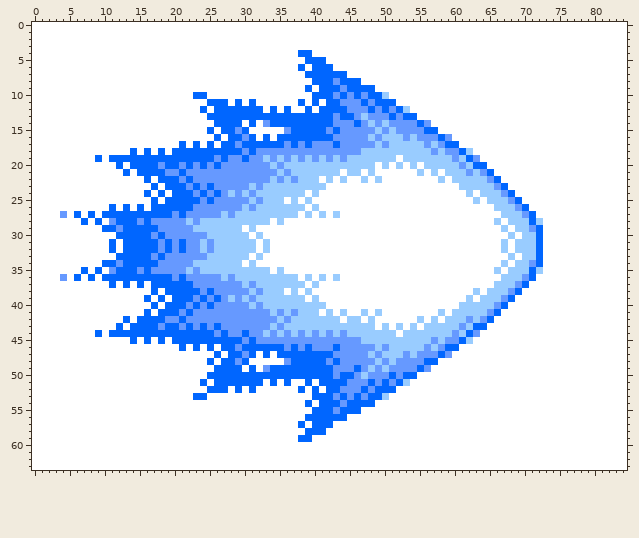
Sprite sheet: images/kiBlast.png. Above, as it was before the edit.
The file is 85x64 pixels.
Once edited:
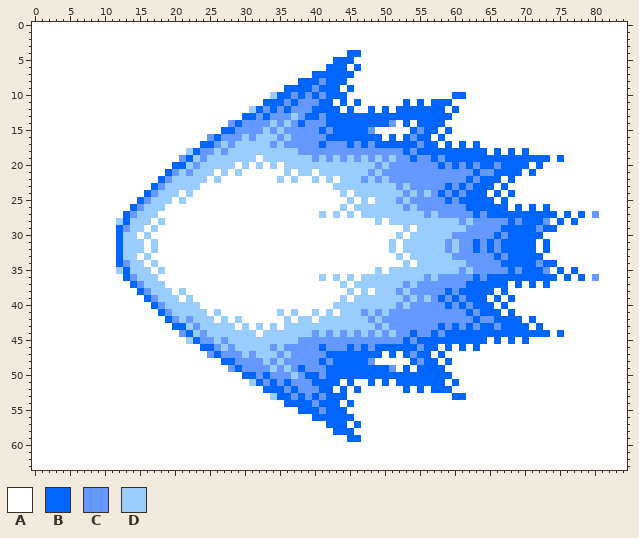
Palette (. is transparent): A #ffffff  B #0066ff  C #6699ff  D #99ccff
Change:
Changed rows in their new state; - is an unchanged pixel.
first column x 4:
 4 ----------------------------------AA-----BB----------------------------------
 5 -----------------------------------AAA-BBB-----------------------------------
 6 ----------------------------------A-AA-BB-B----------------------------------
 7 -----------------------------------A-----B-----------------------------------
 8 ----------------------------------BB-C-B-AA----------------------------------
 9 --------------------------------BBB-C---A-AAA--------------------------------
10 -------------------AA---------DBBCBC-C-B-AAAAAA---------BB-------------------
11 ---------------------AAA-A-A-BBBCBCCCB-ABABAAAAA-B-B-BBB---------------------
12 --------------------A-AAAAAD-C-C-CCCB---ABAA-A-A-BBBBBB-B--------------------
13 ---------------------AAAAA--C-CCCDC--C-B--BBBBB-B--BBBBB---------------------
14 ----------------------AAC-CCC-DCDC-CCC-BBB-BBBB-ABA-BBB----------------------
15 ---------------------A----CCCDCD-CCCC---BBBB-AAAAAB----B---------------------
16 ---------------------C-CCCDCDDDCDCCCCC-BBBBBBBABABCBBA-A---------------------
17 -----------------A-AB-CDCDDDDDCD-C-C-B-C-B-B-BBBBBBCBBA-AB-B-----------------
18 ----------A-A-A-AAD-CCDCDDDDDDDDDD---------CCCCCCBCBBBBBB-BBB-B-B-B----------
19 -----A-AAAAAAAAAAC-DCDDDDDDDA-D-D-D-------C-C-C-CCBCCBCBBB-BBBBBBBBBBB-B-----
20 --------A-AAAAAA-BD-DDDDDADADA-A-------------C-CCCCCCCBCB-BC-BCBBBB-B--------
21 ---------A-AAAAB-D-DDDADADAAAAAADA--A---D--DCDCCCCCCCCCCCC-B-CBBBB-B---------
22 ------------A--CDDDDDADAAAAAAAADADAA-----DDCDCDCCCCCCCCCCCBCBB--B------------
23 --------------CDDDDDAAAAAAAAAAAAAAAAAA-DDDDDDDDDCDCCCCCBCBCBBBA--------------
24 -------------CDDDADAAAAAAAAAAAAAAAA-A---D-DDDDDDDCDCDCBCBCBBBABA-------------
25 -----------BCDDDADAAAAAAAAAAAAAA-A-A-----D-D-DDDCDCCCCCBCBBBBBABAA-----------
26 -------A-ABCDDDAAAAAAAAAAAAAAAAAAAA-A---D-DDDDDDDCDCCCCCCCBBBBBBABAB-B-------
27 A-A-A-AAA-CDDDAAAAAAAAAAAAAAAAAAAA-A-----D-DDDDDDDDDCDCCCCCBCBBBBBB-BBB-B-B-C
28 ---A-A-AD-DDDADAAAAAAAAAAAAAAA-A-------------D-DDDDDDDDDDCDCCCCCBCB-BC-B-B---
29 ------AABCDDADAAAAAAAAAAAA-A---------------------D-DDDDDDDCCCCCBBBBBCBB------
30 ---------DDADAAAAAAAAAAAAAA-A-------------------D-DDDDDDCCCCCCBCBBBB---------
31 -------ABDDDADAAAAAAAAAAAAAA-A-----------------D-DDDDDDCDCCBCBCBBBBBAB-------
32 -------ABDDDADAAAAAAAAAAAAAA-A-----------------D-DDDDDDCDCCBCBCBBBBBAB-------
33 ---------DDADAAAAAAAAAAAAAA-A-------------------D-DDDDDDCCCCCCBCBBBB---------
34 ------AABCDDADAAAAAAAAAAAA-A---------------------D-DDDDDDDCCCCCBBBBBCBB------
35 ---A-A-AD-DDDADAAAAAAAAAAAAAAA-A-------------D-DDDDDDDDDDCDCCCCCBCB-BC-B-B---
36 A-A-A-AAA-CDDDAAAAAAAAAAAAAAAAAAAA-A-----D-DDDDDDDDDCDCCCCCBCBBBBBB-BBB-B-B-C
37 -------A-ABCDDDAAAAAAAAAAAAAAAAAAAA-A---D-DDDDDDDCDCCCCCCCBBBBBBABAB-B-------
38 -----------BCDDDADAAAAAAAAAAAAAA-A-A-----D-D-DDDCDCCCCCBCBBBBBABAA-----------
39 -------------CDDDADAAAAAAAAAAAAAAAA-A---D-DDDDDDDCDCDCBCBCBBBABA-------------
40 --------------CDDDDDAAAAAAAAAAAAAAAAAA-DDDDDDDDDCDCCCCCBCBCBBBA--------------
41 ------------A--CDDDDDADAAAAAAAADADAA-----DDCDCDCCCCCCCCCCCBCBB--B------------
42 ---------A-AAAAB-D-DDDADADAAAAAADA--A---D--DCDCCCCCCCCCCCC-B-CBBBB-B---------
43 --------A-AAAAAA-BD-DDDDDADADA-A-------------C-CCCCCCCBCB-BC-BCBBBB-B--------
44 -----A-AAAAAAAAAAC-DCDDDDDDDA-D-D-D-------C-C-C-CCBCCBCBBB-BBBBBBBBBBB-B-----
45 ----------A-A-A-AAD-CCDCDDDDDDDDDD---------CCCCCCBCBBBBBB-BBB-B-B-B----------
46 -----------------A-AB-CDCDDDDDCD-C-C-B-C-B-B-BBBBBBCBBA-AB-B-----------------
47 ---------------------C-CCCDCDDDCDCCCCC-BBBBBBBABABCBBA-A---------------------
48 ---------------------A----CCCDCD-CCCC---BBBB-AAAAAB----B---------------------
49 ----------------------AAC-CCC-DCDC-CCC-BBB-BBBB-ABA-BBB----------------------
50 ---------------------AAAAA--C-CCCDC--C-B--BBBBB-B--BBBBB---------------------
51 --------------------A-AAAAAD-C-C-CCCB---ABAA-A-A-BBBBBB-B--------------------
52 ---------------------AAA-A-A-BBBCBCCCB-ABABAAAAA-B-B-BBB---------------------
53 -------------------AA---------DBBCBC-C-B-AAAAAA---------BB-------------------
54 --------------------------------BBB-C---A-AAA--------------------------------
55 ----------------------------------BB-C-B-AA----------------------------------
56 -----------------------------------A-----B-----------------------------------
57 ----------------------------------A-AA-BB-B----------------------------------
58 -----------------------------------AAA-BBB-----------------------------------
59 ----------------------------------AA-----BB----------------------------------
Where, in picture pixels (left, top, right, bottom), the same in both pictures:
changed: (60, 50, 599, 442)
